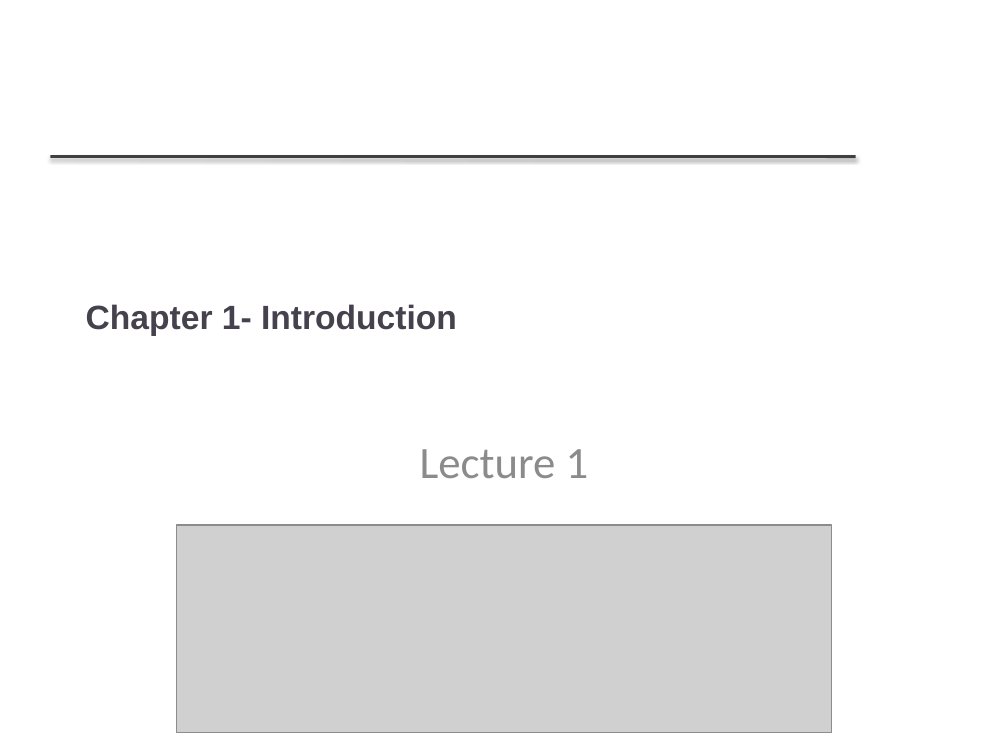
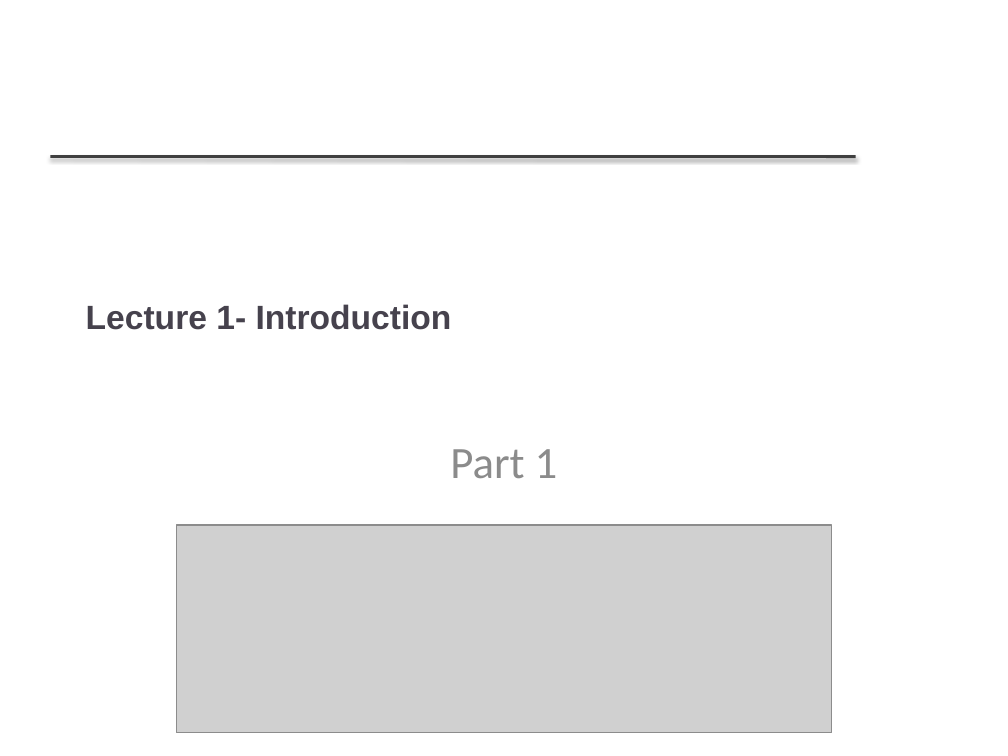
Before and after one commit to FurkanGozukara/Software-Engineering-CSE307-2020, a slide deck: slide 1 of lecture slides/Chapter 1 - Introduction.pptx. Drawn at 1008x756 pixels with LibreOffice and Linux fonts; fonts in the diff are those of the drawing; grey boxes stand for pictures; background and template pictures are left out. Boxes give left, top, right and bottom in pixels: in the first picture for what was removed or moved away, otherwise in the second. Text is boxed around its words. In the diff, an @@ line names an element or a change of style, - is before the commit and + after.

Commit message:
lecture 2 slides upload

```diff
--- a/lecture slides/Chapter 1 - Introduction.pptx
+++ b/lecture slides/Chapter 1 - Introduction.pptx
@@ title at <box>86,304,452,330</box>: text changed @@
-Chapter 1- Introduction
+Lecture 1- Introduction
@@ subtitle at <box>450,449,558,478</box>: text changed @@
-Lecture 1
+Part 1
```
Also in this commit, not shown: 1 other slide changed, 3 other files.
